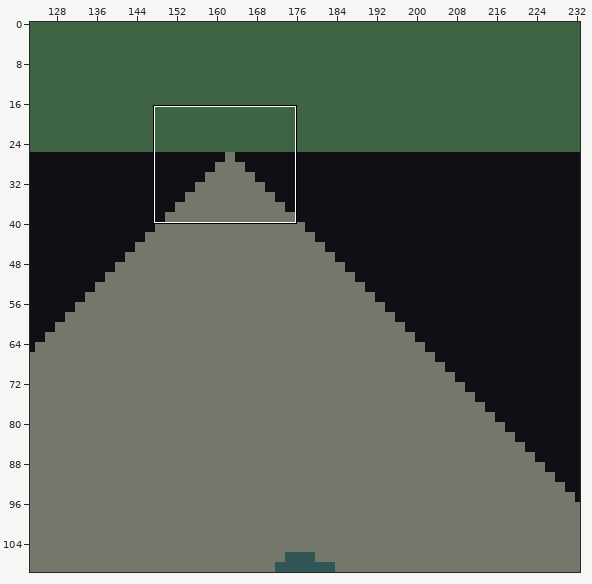
Level history. LDtk project: game/content/maps/world.ldtk. Above: a wide view before the commit, with the close-up outlined.
Close-up. Old version:
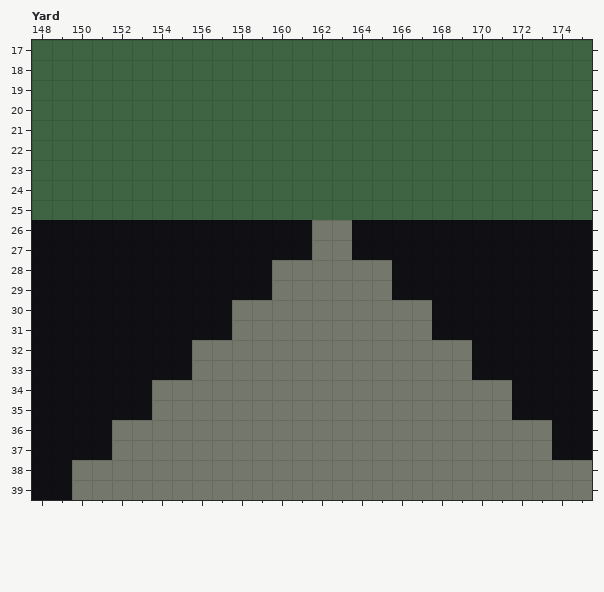
Cells are 10x10 px. Shown: Yard x 148..175, y 17..39. The commit also changed other parts of the map, which this record leaves out. The old version is drawn lined up with the new one.
Once edited:
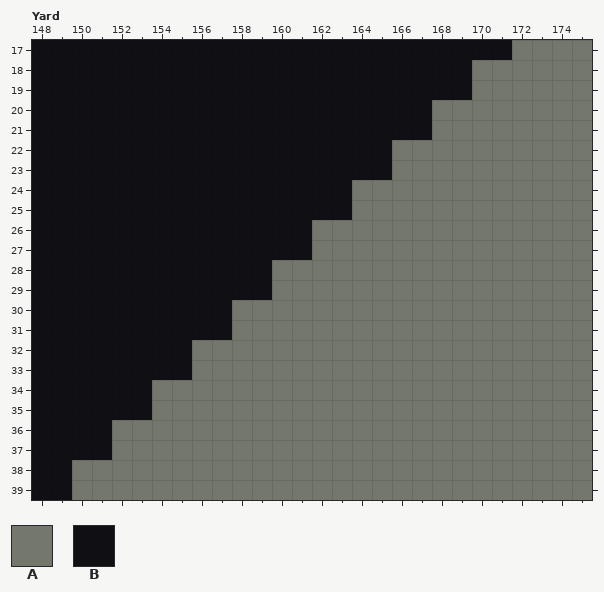
Key: from "Terrain": A 1 "rock", B 2 "void".
_ is an empty cell.
Diff:
map size 296x296 -> 346x346 cells (old content now starts at 0,26; both pictures use the new coordinates)
Layer "Terrain":
Tile A replaces tile B in rows 26 to 27 at x 164 to 175; in rows 28 to 29 at x 166 to 175; in rows 30 to 31 at x 168 to 175; in rows 32 to 33 at x 170 to 175; in rows 34 to 35 at x 172 to 175; in rows 36 to 37 at x 174 to 175.
Tile A is added in row 17 at x 172 to 175; in rows 18 to 19 at x 170 to 175; in rows 20 to 21 at x 168 to 175; in rows 22 to 23 at x 166 to 175; in rows 24 to 25 at x 164 to 175.
Tile B is added in row 17 at x 148 to 171; in rows 18 to 19 at x 148 to 169; in rows 20 to 21 at x 148 to 167; in rows 22 to 23 at x 148 to 165; in rows 24 to 25 at x 148 to 163.
Where, in picture pixels (left, top, right, bottom), the same in both close-ups:
changed: (32, 40, 592, 460)
